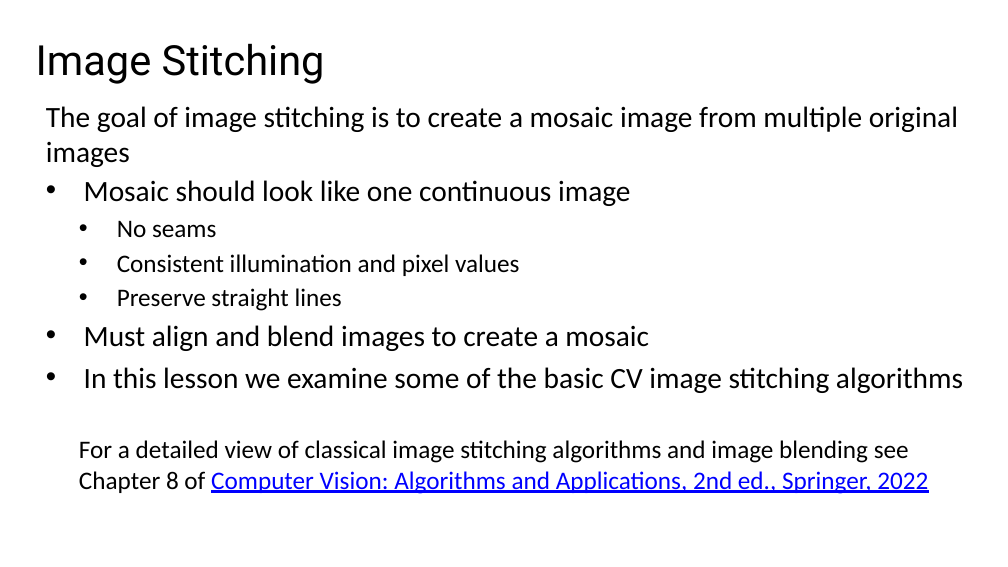
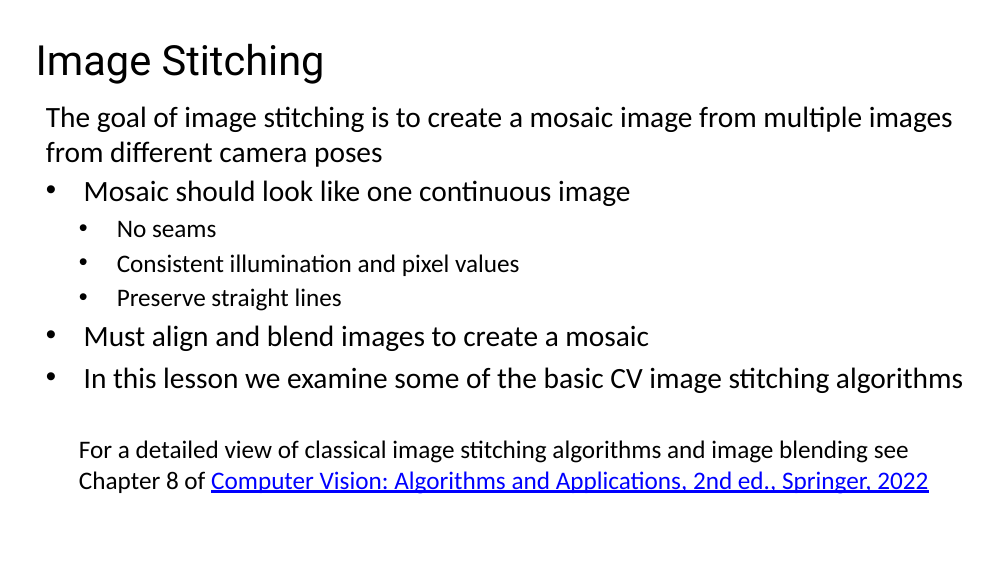
Before and after one commit to StephenElston/CSCI-E25, a slide deck: slide 2 of Slides/13_ImageStitching.pptx. Drawn at 1008x567 pixels with LibreOffice and Linux fonts; fonts in the diff are those of the drawing. Boxes give left, top, right and bottom in pixels: in the first picture for what was removed or moved away, otherwise in the second. Text is boxed around its words. In the diff, an @@ line names an element or a change of style, - is before the commit and + after.

```diff
--- a/Slides/13_ImageStitching.pptx
+++ b/Slides/13_ImageStitching.pptx
@@ text at [46,106,953,167]: text changed @@
-The goal of image stitching is to create a mosaic image from multiple original images
+The goal of image stitching is to create a mosaic image from multiple images from different camera poses
```
Also in this commit, not shown: 8 other slides changed.
